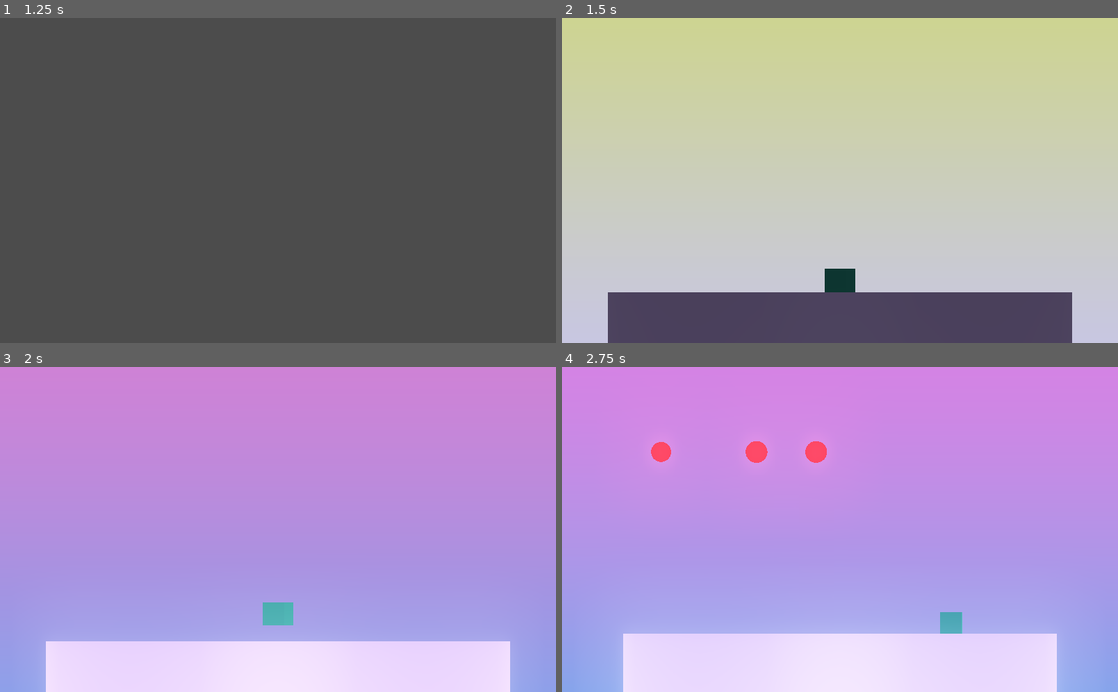
Above: before the commit, frames 1-4 (two rows, left to right).
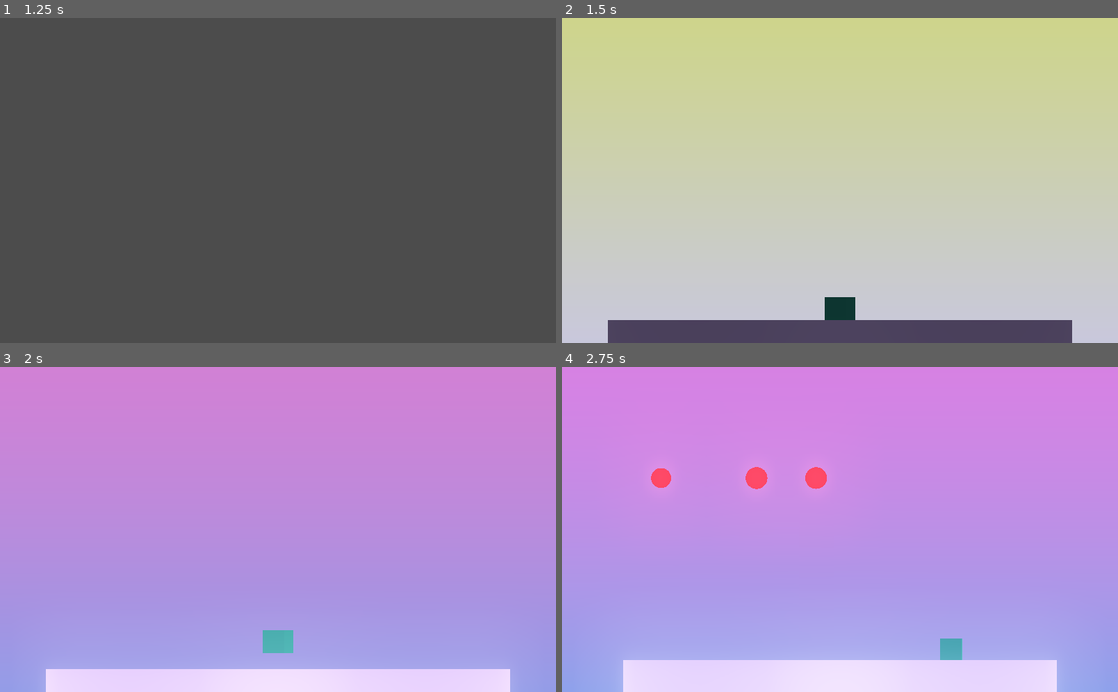
Above: after the commit, the same moments.

Repository: Tralexium/Chippy_Avoidance
Game: Godot game, scene res://Scenes/Main.tscn
The game is run twice, just before and just after one commit, with the same random seed, the same clock (stepped at 60 frames per second) and the same inputs. Sound files missing from this copy of the repository are replaced by a short silence.
Inputs (mouse positions are in pixels of both pictures, inside the frame that each line leads up to):
- Up to frame 1 (1.25 s): tap Enter at 0.5 s; move the mouse to (400, 164) at 0.52 s; hold D (player_right) from 0.53 s (still down); hold Middle mouse button (cam_rotate) from 0.53 s (still down); click (400, 164) at 0.67 s; tap Space (player_jump) at 0.77 s
- Up to frame 2 (1.5 s): tap R (restart) at 1.25 s; move the mouse to (728, 196) at 1.27 s; release D (player_right) at 1.28 s; release Middle mouse button (cam_rotate) at 1.28 s; hold Page Down (dev_skip_phase_down) from 1.28 s (still down); tap Mouse wheel up (cam_zoom_in) at 1.35 s
- Up to frame 3 (2 s): keep holding Page Down (dev_skip_phase_down); tap Space (player_jump) at 1.52 s
- Up to frame 4 (2.75 s): move the mouse to (895, 458) at 2.02 s; release Page Down (dev_skip_phase_down) at 2.03 s; hold D (player_right) from 2.03 s (still down); hold Mouse wheel down (cam_zoom_out) from 2.03 s (still down)

Frame 1 is identical in both runs. In frame 2, 7.5% of the frame differs, in the area x 8-92%, y 77-93%; in frame 3, 7.7%; in frame 4, 7.8%, in the area x 11-89%, y 22-91%.

Commit message:
Added player shadow + tweaks

Diff:
--- a/Scenes/Avoidance.tscn
+++ b/Scenes/Avoidance.tscn
@@ -29,7 +29,7 @@
 rings = 64
 
 [sub_resource type="Environment" id=7]
-ambient_light_color = Color( 0.788235, 0.666667, 0.921569, 1 )
+ambient_light_color = Color( 0.509804, 0.490196, 0.811765, 1 )
 glow_enabled = true
 glow_intensity = 2.0
 
@@ -311,7 +311,7 @@
 tracks/0/imported = false
 tracks/0/enabled = true
 tracks/0/keys = {
-"times": PoolRealArray( 0, 3.1, 10.29, 19.81, 24.56, 26, 33.77 ),
+"times": PoolRealArray( 0, 3.1, 10.29, 19.81, 24.56, 27.01, 33.77 ),
 "transitions": PoolRealArray( 1, 1, 1, 1, 1, 1, 1 ),
 "values": [ {
 "args": [ Vector3( 0, 8, 0 ), Vector3( 0, 0, 0 ), 30.0 ],
@@ -329,10 +329,10 @@
 "args": [ Vector3( 0, 0, 6 ), Vector3( -55, 0, 0 ), 1.0, 1, 7, 40.0 ],
 "method": "shift_cam"
 }, {
-"args": [ Vector3( 0, 0, 6 ), Vector3( -60, 0, 0 ), 5.0, 2, 7, 45.0 ],
+"args": [ Vector3( 0, 0, 6 ), Vector3( -60, 0, 0 ), 6.0, 2, 7, 45.0 ],
 "method": "shift_cam"
 }, {
-"args": [ Vector3( 0, 0, 10 ), Vector3( -45, 0, 0 ), 3.0, 2, 7, 35.0 ],
+"args": [ Vector3( 0, 0, 10 ), Vector3( -45, 0, 0 ), 5.0, 2, 7, 35.0 ],
 "method": "shift_cam"
 } ]
 }
@@ -372,11 +372,44 @@
 tracks/3/imported = false
 tracks/3/enabled = true
 tracks/3/keys = {
-"times": PoolRealArray( 24.58 ),
-"transitions": PoolRealArray( 1 ),
+"times": PoolRealArray( 24.58, 33.77, 35.55, 35.85, 36.15, 36.45, 36.75, 37.05, 37.35, 37.65, 41, 43.09 ),
+"transitions": PoolRealArray( 1, 1, 1, 1, 1, 1, 1, 1, 1, 1, 1, 1 ),
 "values": [ {
 "args": [ Vector2( -15, -15 ), 12.0 ],
 "method": "pulse_pillars_down"
+}, {
+"args": [ Vector2( 0, 0 ), 12.0 ],
+"method": "pulse_pillars_down"
+}, {
+"args": [  ],
+"method": "knock_random_pillar"
+}, {
+"args": [  ],
+"method": "knock_random_pillar"
+}, {
+"args": [  ],
+"method": "knock_random_pillar"
+}, {
+"args": [  ],
+"method": "knock_random_pillar"
+}, {
+"args": [  ],
+"method": "knock_random_pillar"
+}, {
+"args": [  ],
+"method": "knock_random_pillar"
+}, {
+"args": [  ],
+"method": "knock_random_pillar"
+}, {
+"args": [  ],
+"method": "knock_random_pillar"
+}, {
+"args": [  ],
+"method": "restore_fallen_pillars"
+}, {
+"args": [ Vector2( 0, 0 ), 12.0 ],
+"method": "pulse_pillars_up"
 } ]
 }
 tracks/4/type = "value"
@@ -584,10 +617,10 @@
 tracks/14/imported = false
 tracks/14/enabled = true
 tracks/14/keys = {
-"times": PoolRealArray( 0, 34.09 ),
-"transitions": PoolRealArray( 1, 1 ),
+"times": PoolRealArray( 0, 34.09, 42 ),
+"transitions": PoolRealArray( 1, 1, 1 ),
 "update": 1,
-"values": [ false, true ]
+"values": [ false, true, false ]
 }
 tracks/15/type = "value"
 tracks/15/path = NodePath("WorldEnvironment:environment:ambient_light_color")
@@ -804,21 +837,24 @@
 
 [node name="PillarGround" type="StaticBody" parent="."]
 transform = Transform( 20, 0, 0, 0, 0.2, 0, 0, 0, 20, 0, -30.0383, 0 )
+visible = false
 collision_mask = 0
 
 [node name="CollisionShape" type="CollisionShape" parent="PillarGround"]
 shape = SubResource( 1 )
+disabled = true
 
 [node name="MeshInstance" type="MeshInstance" parent="PillarGround"]
 mesh = SubResource( 2 )
 
 [node name="GridFloor" parent="." instance=ExtResource( 10 )]
+active = true
 
 [node name="Player" parent="." instance=ExtResource( 3 )]
-transform = Transform( 1, 0, 0, 0, 1, 0, 0, 0, 1, 0, 1.5899, 0 )
-
-[node name="CameraPos" parent="Player" index="3"]
-transform = Transform( 1, 0, 0, 0, 1, 0, 0, 0, 1, 0, 0, 0 )
+transform = Transform( 1, 0, 0, 0, 1, 0, 0, 0, 1, 0, 4, 0 )
+
+[node name="CameraPos" parent="Player" index="4"]
+transform = Transform( 0.707107, 0, 0.707107, 0, 1, 0, -0.707107, 0, 0.707107, 0, 0, 0 )
 
 [node name="Spawners" type="Position3D" parent="."]
 
@@ -829,7 +865,8 @@
 transform = Transform( 1, 0, 0, 0, -4.37114e-08, -1, 0, 1, -4.37114e-08, 0, 7, 0 )
 
 [node name="Phase2_Spawner1" parent="Spawners" instance=ExtResource( 1 )]
-transform = Transform( -4.37114e-08, 0, 1, 0, 1, 0, -1, 0, -4.37114e-08, 0, 1.85245, 0 )
+transform = Transform( -1, 0, 2.78142e-07, 0, 1, 0, -2.78142e-07, 0, -1, 0, 1.85245, 0 )
+rotation_spd = 14.0
 
 [node name="Phase2_Spawner2" parent="Spawners" instance=ExtResource( 5 )]
 transform = Transform( 1, 0, 0, 0, 1, 0, 0, 0, 1, 0, 50, 0 )
@@ -841,15 +878,17 @@
 [node name="Skybox" parent="." instance=ExtResource( 4 )]
 mesh = SubResource( 4 )
 skeleton = NodePath("../..")
-sky_col = Color( 0.945098, 0.8, 1, 1 )
-horizon_col = Color( 0.552941, 0.968627, 0.94902, 1 )
-ground_col = Color( 0.505882, 0.666667, 0.917647, 1 )
+sky_col = Color( 0.843137, 0.635294, 0.94902, 1 )
+horizon_col = Color( 0.372549, 0.917647, 0.815686, 1 )
+ground_col = Color( 0.180392, 0.360784, 0.847059, 1 )
 pit_col = Color( 0.0784314, 0.0392157, 0.164706, 1 )
 
 [node name="Lights" type="Spatial" parent="."]
+transform = Transform( 1, 0, 1.74846e-07, 0, 1, 0, -1.74846e-07, 0, 1, 0, 0, 0 )
 script = ExtResource( 8 )
-spotlight_col = Color( 0.807843, 0.847059, 1, 1 )
-ground_col = Color( 0.807843, 0.847059, 1, 1 )
+energy = 1.6
+spotlight_col = Color( 0.596078, 0.792157, 1, 1 )
+ground_col = Color( 0.45098, 0.870588, 0.34902, 1 )
 
 [node name="SpotLight" type="SpotLight" parent="Lights"]
 transform = Transform( 1, 0, 0, 0, -4.37114e-08, 1, 0, -1, -4.37114e-08, 0, 30.5189, 0 )
--- a/Scenes/Player.gd
+++ b/Scenes/Player.gd
@@ -25,6 +25,7 @@
 onready var n_animation_player : AnimationPlayer = $AnimationPlayer
 onready var n_hitbox_shape: CollisionShape = $Hitbox/CollisionShape
 onready var n_camera_pos: Position3D = $"%CameraPos"
+onready var n_shadow_guide: RayCast = $ShadowGuide
 
 
 func _ready() -> void:
@@ -90,8 +91,10 @@
 
 	# Jump/Y Axis
 	if is_on_floor():
+		n_shadow_guide.hidden = true
 		snap_vector = Vector3.DOWN
 	if input_vector.y > 0:
+		n_shadow_guide.hidden = false
 		velocity.y = jump_vel
 		snap_vector = Vector3.ZERO
 
--- a/Scenes/Player.tscn
+++ b/Scenes/Player.tscn
@@ -1,7 +1,8 @@
-[gd_scene load_steps=8 format=2]
+[gd_scene load_steps=9 format=2]
 
 [ext_resource path="res://Scenes/Camera.gd" type="Script" id=1]
 [ext_resource path="res://Scenes/Player.gd" type="Script" id=2]
+[ext_resource path="res://Scenes/Universal/ShadowGuide.tscn" type="PackedScene" id=3]
 
 [sub_resource type="BoxShape" id=1]
 
@@ -29,9 +30,14 @@
 material/0 = SubResource( 3 )
 
 [node name="Hitbox" type="Area" parent="."]
+collision_layer = 0
+collision_mask = 4
 
 [node name="CollisionShape" type="CollisionShape" parent="Hitbox"]
 shape = SubResource( 4 )
+
+[node name="ShadowGuide" parent="." instance=ExtResource( 3 )]
+transform = Transform( 1, 0, 0, 0, 1, 0, 0, 0, 1, 0, 6.86082, 0 )
 
 [node name="CameraPos" type="Position3D" parent="."]
 unique_name_in_owner = true
--- a/Scenes/Projectiles/Phase1_Atk2.tscn
+++ b/Scenes/Projectiles/Phase1_Atk2.tscn
@@ -11,6 +11,8 @@
 script = ExtResource( 1 )
 
 [node name="Hitbox" type="Area" parent="."]
+collision_layer = 4
+collision_mask = 0
 
 [node name="CollisionShape" type="CollisionShape" parent="Hitbox"]
 shape = SubResource( 1 )
--- a/Scenes/Projectiles/Phase2_Atk2.tscn
+++ b/Scenes/Projectiles/Phase2_Atk2.tscn
@@ -4,7 +4,7 @@
 [ext_resource path="res://Resources/Materials/hazard_mat.tres" type="Material" id=2]
 
 [sub_resource type="BoxShape" id=1]
-extents = Vector3( 0.310823, 0.658155, 0.0231924 )
+extents = Vector3( 0.57372, 0.617436, 0.0231924 )
 
 [sub_resource type="PrismMesh" id=2]
 size = Vector3( 2, 2, 0.05 )
@@ -14,9 +14,11 @@
 script = ExtResource( 1 )
 
 [node name="Hitbox" type="Area" parent="."]
+collision_layer = 4
+collision_mask = 0
 
 [node name="CollisionShape" type="CollisionShape" parent="Hitbox"]
-transform = Transform( 1, 0, 0, 0, -4.37114e-08, -1, 0, 1, -4.37114e-08, 0, 0.00748348, -0.288163 )
+transform = Transform( 1, 0, 0, 0, -4.37114e-08, -1, 0, 1, -4.37114e-08, 0, 0.00748348, 0.379458 )
 shape = SubResource( 1 )
 
 [node name="MeshInstance" type="MeshInstance" parent="."]
--- a/Scenes/Spawners/Phase4_Spawner1.gd
+++ b/Scenes/Spawners/Phase4_Spawner1.gd
@@ -27,7 +27,6 @@
 		step_timer.start(spawn_freq)
 	else:
 		step_timer.stop()
-		shrink_scythes()
 
 
 func spawn_scythe_random() -> void:
--- a/Scenes/Terrain/FallingPillar.tscn
+++ b/Scenes/Terrain/FallingPillar.tscn
@@ -77,12 +77,13 @@
 "times": PoolRealArray( 0, 0.2, 0.8, 1 ),
 "transitions": PoolRealArray( 0.5, -2, -2, 0.5 ),
 "update": 0,
-"values": [ Vector3( 0, -75, 0 ), Vector3( 0, -73, 0 ), Vector3( 0, -75.1, 0 ), Vector3( 0, -75, 0 ) ]
+"values": [ Vector3( 0, -75, 0 ), Vector3( 0, -60, 0 ), Vector3( 0, -75.1, 0 ), Vector3( 0, -75, 0 ) ]
 }
 
 [sub_resource type="Animation" id=7]
 resource_name = "fall"
 length = 1.3
+step = 0.05
 tracks/0/type = "value"
 tracks/0/path = NodePath("MeshInstance:material/0:albedo_color")
 tracks/0/interp = 1
@@ -102,10 +103,10 @@
 tracks/1/imported = false
 tracks/1/enabled = true
 tracks/1/keys = {
-"times": PoolRealArray( 0, 0.1, 0.2, 0.3, 0.4, 0.5, 0.6, 0.7, 0.8, 0.9, 1 ),
-"transitions": PoolRealArray( -2, -2, -2, -2, -2, -2, -2, -2, -2, -2, -2 ),
+"times": PoolRealArray( 0, 0.05, 0.1, 0.15, 0.2, 0.25, 0.3, 0.35, 0.4, 0.45, 0.5, 0.55, 0.6, 0.65, 0.7, 0.75, 0.8, 0.85, 0.9, 0.95, 1 ),
+"transitions": PoolRealArray( -2, -2, -2, -2, -2, -2, -2, -2, -2, -2, -2, -2, -2, -2, -2, -2, -2, -2, -2, -2, -2 ),
 "update": 0,
-"values": [ Vector3( 0, 0, 0 ), Vector3( 0, 2, 0 ), Vector3( …(134 unchanged characters)… , Vector3( 0, 5, 0 ), Vector3( 0, 0, 0 ) ]
+"values": [ Vector3( 0, 0, 0 ), Vector3( 0, 2, 0 ), Vector3( …(134 unchanged characters)… , Vector3( 0, 5, 0 ), Vector3( 0, 0, 0 ), Vector3( 0, 5, 0 ), Vector3( 0, -5, 0 ), Vector3( 0, 5, 0 ), Vector3( 0, 0, 0 ), Vector3( 0, 5, 0 ), Vector3( 0, 0, 0 ), Vector3( 0, 5, 0 ), Vector3( 0, 0, 0 ), Vector3( 0, 5, 0 ), Vector3( 0, 0, 0 ) ]
 }
 tracks/2/type = "value"
 tracks/2/path = NodePath(".:translation")
@@ -117,11 +118,12 @@
 "times": PoolRealArray( 0, 0.8, 1, 1.3 ),
 "transitions": PoolRealArray( 0.5, 0.5, 2, 1 ),
 "update": 0,
-"values": [ Vector3( 0, -75, 0 ), Vector3( 0, -75, 0 ), Vector3( 0, -74.7, 0 ), Vector3( 0, -100, 0 ) ]
+"values": [ Vector3( 0, -75, 0 ), Vector3( 0, -75, 0 ), Vector3( 0, -74.7, 0 ), Vector3( 0, -300, 0 ) ]
 }
 
 [sub_resource type="Animation" id=8]
 resource_name = "rise"
+length = 2.0
 tracks/0/type = "value"
 tracks/0/path = NodePath("MeshInstance:material/0:albedo_color")
 tracks/0/interp = 1
@@ -129,7 +131,7 @@
 tracks/0/imported = false
 tracks/0/enabled = true
 tracks/0/keys = {
-"times": PoolRealArray( 0, 1 ),
+"times": PoolRealArray( 0, 2 ),
 "transitions": PoolRealArray( 2, 1 ),
 "update": 0,
 "values": [ Color( 1, 0.286275, 0.286275, 1 ), Color( 1, 1, 1, 1 ) ]
@@ -141,10 +143,10 @@
 tracks/1/imported = false
 tracks/1/enabled = true
 tracks/1/keys = {
-"times": PoolRealArray( 0, 1 ),
+"times": PoolRealArray( 0, 2 ),
 "transitions": PoolRealArray( 0.5, 1 ),
 "update": 0,
-"values": [ Vector3( 0, -100, 0 ), Vector3( 0, -75, 0 ) ]
+"values": [ Vector3( 0, -300, 0 ), Vector3( 0, -75, 0 ) ]
 }
 
 [node name="FallingPillar" type="Spatial"]
@@ -152,8 +154,10 @@
 
 [node name="KinematicBody" type="KinematicBody" parent="."]
 transform = Transform( 1, 0, 0, 0, 50, 0, 0, 0, 1, 0, -75, 0 )
+moving_platform_apply_velocity_on_leave = 1
 
 [node name="CollisionShape" type="CollisionShape" parent="KinematicBody"]
+visible = false
 shape = SubResource( 1 )
 
 [node name="MeshInstance" type="MeshInstance" parent="KinematicBody"]
--- a/Scenes/Terrain/GridFloor.gd
+++ b/Scenes/Terrain/GridFloor.gd
@@ -25,6 +25,7 @@
 		return
 	if active:
 		show_pillars()
+		fallen_pillars.clear()
 	else:
 		hide_pillars()
 
@@ -48,6 +49,7 @@
 	for pillar in pillars:
 		pillar.show()
 		pillar.find_node("CollisionShape").disabled = false
+		pillar.animation_player.play("RESET")
 
 
 func hide_pillars() -> void:
@@ -56,14 +58,14 @@
 		pillar.find_node("CollisionShape").disabled = true
 
 
-func pulse_pillars_down(starting_pos: Vector2, ripple_speed: float) -> void:
+func pulse_pillars_down(starting_pos: Vector2, ripple_speed: float = 1.0) -> void:
 	for pillar in pillars:
 		var pillar_xz = Vector2(pillar.global_translation.x, pillar.global_translation.z)
 		var delay = starting_pos.distance_to(pillar_xz) / (pillar_offset*ripple_speed)
 		pillar.bounce_down(delay, 1.5)
 
 
-func pulse_pillars_up(starting_pos: Vector2, ripple_speed: float) -> void:
+func pulse_pillars_up(starting_pos: Vector2, ripple_speed: float = 1.0) -> void:
 	for pillar in pillars:
 		var pillar_xz = Vector2(pillar.global_translation.x, pillar.global_translation.z)
 		var delay = starting_pos.distance_to(pillar_xz) / (pillar_offset*ripple_speed)
--- /dev/null
+++ b/Scenes/Universal/ShadowGuide.gd
@@ -0,0 +1,44 @@
+extends RayCast
+
+export var hidden := true
+
+enum STATE {SOLID, HAZARD, NONE}
+var current_state : int = STATE.NONE
+var old_state : int = STATE.NONE
+var tween : SceneTreeTween
+onready var shadow: Sprite3D = $Shadow
+onready var hazard_scanner: RayCast = $HazardScanner
+
+
+func _ready() -> void:
+	shadow.modulate = Color.transparent
+
+
+func _process(delta: float) -> void:
+	if is_colliding() and !hidden:
+		shadow.global_translation = get_collision_point()
+		shadow.global_translation.y = max(shadow.global_translation.y, 0.1)
+		if hazard_scanner.is_colliding():
+			set_state(STATE.HAZARD)
+		else:
+			set_state(STATE.SOLID)
+	else:
+		shadow.global_translation.y = 0.0
+		set_state(STATE.NONE)
+
+
+func set_state(state: int) -> void:
+	current_state = state
+	if current_state != old_state:
+		old_state = current_state
+		var col := Color.transparent
+		if tween != null and tween.is_running():
+			tween.kill()
+		match current_state:
+			STATE.SOLID:
+				col = Color.yellow
+			STATE.HAZARD:
+				shadow.modulate = Color.red
+				return
+		tween = create_tween().set_ease(Tween.EASE_IN)
+		tween.tween_property(shadow, "modulate", col, 0.3)
--- /dev/null
+++ b/Scenes/Universal/ShadowGuide.tscn
@@ -0,0 +1,21 @@
+[gd_scene load_steps=3 format=2]
+
+[ext_resource path="res://Assets/player_landing.png" type="Texture" id=1]
+[ext_resource path="res://Scenes/Universal/ShadowGuide.gd" type="Script" id=2]
+
+[node name="ShadowGuide" type="RayCast"]
+enabled = true
+cast_to = Vector3( 0, -100, 0 )
+collision_mask = 5
+collide_with_areas = true
+script = ExtResource( 2 )
+
+[node name="HazardScanner" type="RayCast" parent="."]
+enabled = true
+cast_to = Vector3( 0, -100, 0 )
+collision_mask = 4
+collide_with_areas = true
+
+[node name="Shadow" type="Sprite3D" parent="."]
+transform = Transform( 1, 0, 0, 0, -4.37114e-08, -1, 0, 1, -4.37114e-08, 0, 0.00989562, 0 )
+texture = ExtResource( 1 )
Binary file added: Assets/player_landing.png
Not shown, added: Assets/player_landing.png.import
